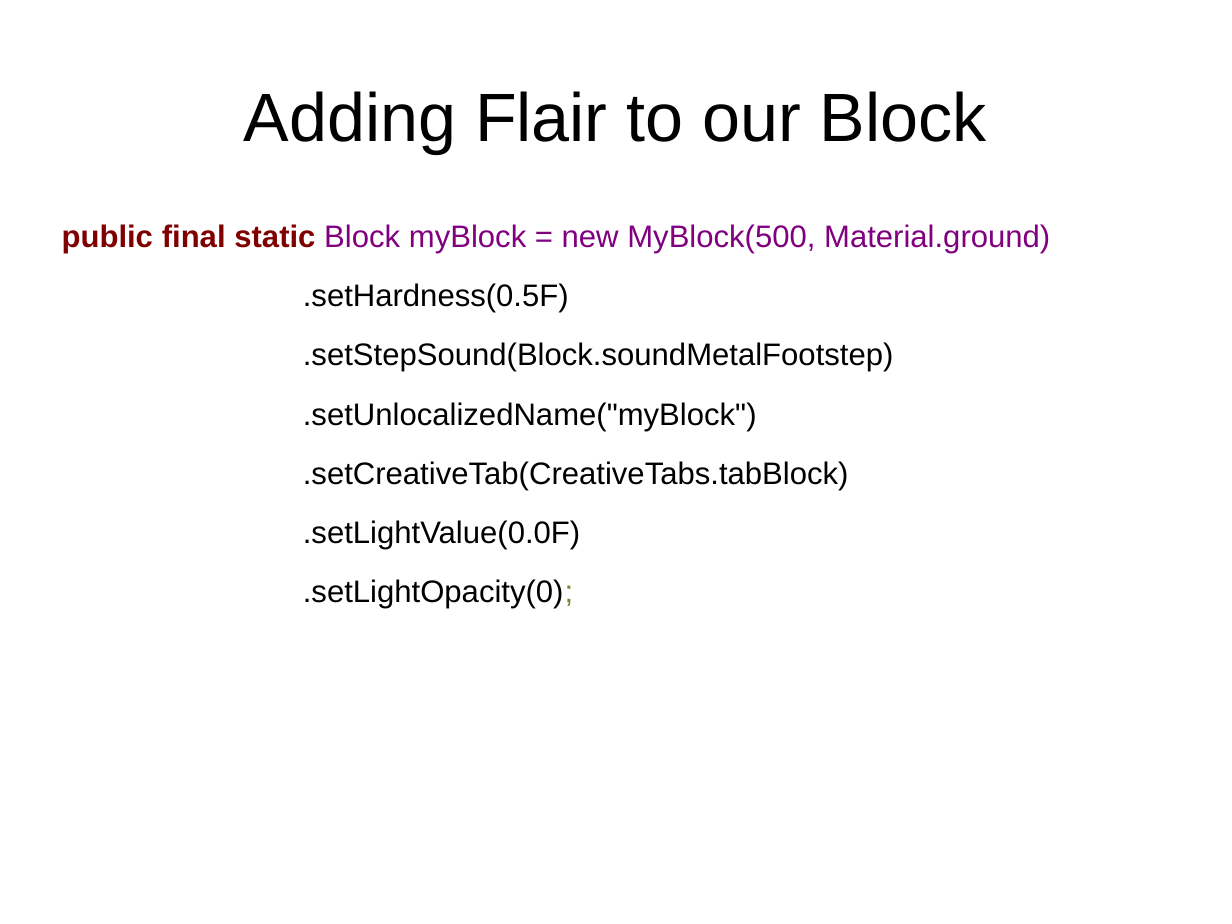
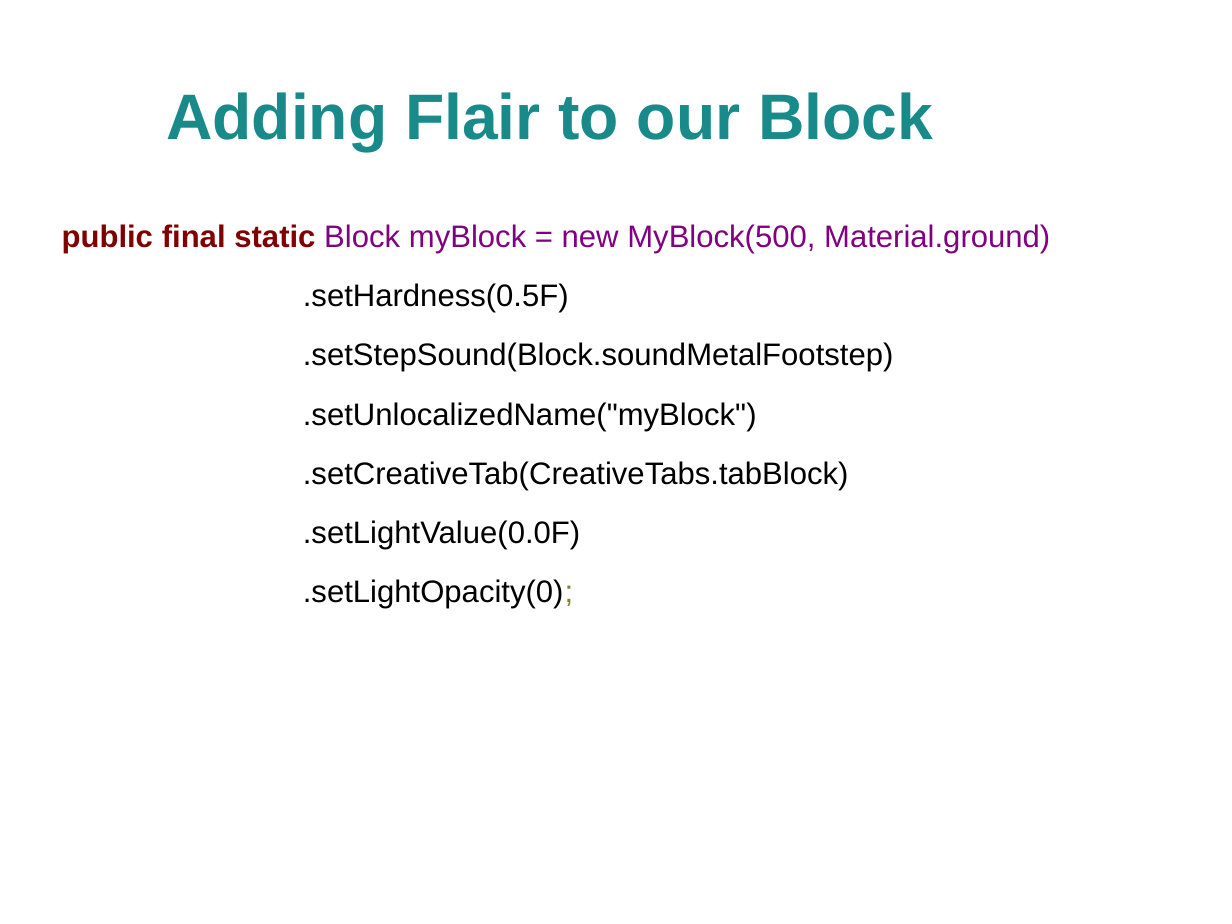
Before and after one commit to FredXCoders/HelloDojo, a slide deck: slide 8 of lessons/Object Oriented Programming.odp. Drawn at 1232x924 pixels with LibreOffice and Linux fonts; fonts in the diff are those of the drawing; background and template pictures are left out. Boxes give left, top, right and bottom in pixels: in the first picture for what was removed or moved away, otherwise in the second. Text is boxed around its words. In the diff, an @@ line names an element or a change of style, - is before the commit and + after.

```diff
--- a/lessons/Object Oriented Programming.odp
+++ b/lessons/Object Oriented Programming.odp
@@ title "Adding Flair to our Block": place and size @@
-title "Adding Flair to our Block" at bbox=[244, 91, 987, 153]
+title "Adding Flair to our Block" at bbox=[166, 92, 933, 151]
@@ title "Adding Flair to our Block" at bbox=[166, 92, 933, 151]: size 44 to 41.4 pt, text colour #000000 to #198A8A, bold on @@
```
Also in this commit, not shown: 11 other slides changed, 4 other files.
